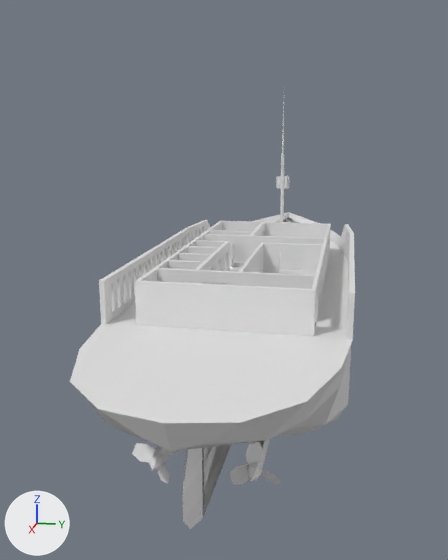
What one commit did to the FBX model Assets/Anton Folder/bucket-ship.fbx.
One viewpoint serves both versions: a camera (50 mm lens) standing at (49.2, 7.5, 12.6) and looking at (-1.4, -2.6, -0.1). The lights are fixed; the arrows at lower left show +X, +Y and +Z. The older version comes first. Where no turn or scale is listed for an object, it has been applied to the vertices. Vertices at exactly the same position are counted once.

Names of what the first picture shows: 'Hull', 'PropellerLeft', 'PropellerRight', 'Railing', 'Rudder', 'SuperstructureDeck1' and 1 more.
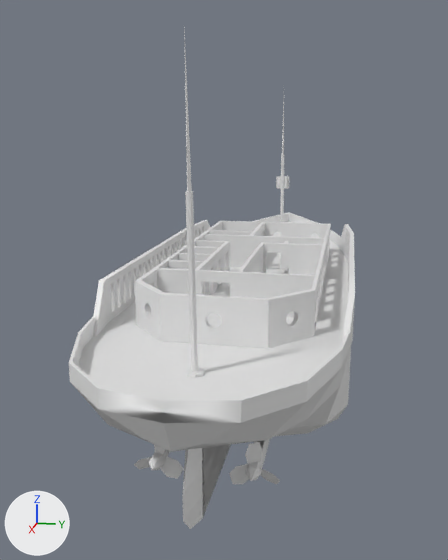
Boxes (x1, y1, x2, y2) around the edits, measured in the pictures (448 x 560 px):
'SuperstructureDeck1', reshaped (11% taller)
    before: (99, 220, 355, 340)
    after: (93, 220, 355, 353)
'Railing', reshaped
    before: (251, 212, 341, 246)
    after: (69, 212, 350, 423)
'Mast2', added
    after: (184, 29, 203, 378)
'PropellerLeft', turned, rescaled
    before: (132, 443, 177, 483)
    after: (134, 444, 184, 479)
part 1 of me_cube_011, added
    after: (69, 316, 350, 423)
part 2 of me_cube_013, built on
    before: (135, 222, 328, 336)
    after: (93, 222, 355, 353)

Edits to the bpy script that builds the scene:
```text
Change me_cube_013:
    used by ob_superstructuredeck1; location = (0.0, 0.0, 0.0)
    remove me_cube_013.from_pydata(...)  # 648 vertices, 445 faces; spans x -17.9..12.5, y -8.1..8.1, z -0.6..2.9
    add me_cube_013.from_pydata(...)  # 977 vertices, 636 faces; spans x -17.9..15.0, y -8.1..8.1, z -0.6..2.9
    me_cube_013 part 2: 7 vertices moved from x -6.5..-2.8, y -0.2..3.9, z 0.0..2.2 to x -6.5..-2.8, y 0.4..2.7, z 0.0..2.2; 19 vertices removed from x -6.5..12.3, y -5.0..3.9, z 0.0..2.9; 348 vertices added at x -15.2..15.0, y -7.8..7.8, z -0.6..2.9
Change me_cube_011:
    used by ob_railing; location = (0.0, 0.0, 0.0)
    remove me_cube_011.from_pydata(...)  # 28 vertices, 25 faces; spans x -31.4..-15.0, y -7.6..7.6, z 0.0..1.9
    add me_cube_011.from_pydata(...)  # 64 vertices, 59 faces; spans x -31.4..25.3, y -8.1..8.1, z 0.0..1.9
    me_cube_011 part 1: a new loose piece of 36 vertices spanning x 12.4..25.3, y -8.1..8.1, z 0.0..1.0, in mat_material (white #e7e7e7)
    other edits to the shape of me_cube_011 do not show in these pictures
Add me_cylinder_009:
    me_cylinder_009.from_pydata(...)  # 33 vertices, 38 faces; spans x -0.5..1.2, y -0.4..0.5, z -0.4..16.9
Change ob_propellerleft:
    ob_propellerleft.rotation_euler: (-1.571, -1.376, -1.571) -> (1.571, 0.497, -1.571)  # degrees (-90, -79, -90) -> degrees (90, 28, -90)
    ob_propellerleft.scale: (0.447, 0.447, 0.447) -> (-0.447, -0.447, -0.447)
Add ob_mast2:
    ob_mast2 = bpy.data.objects.new('Mast2', me_cylinder_009)
    ob_mast2.location = (19.59, 0.0, 0.2)
```
